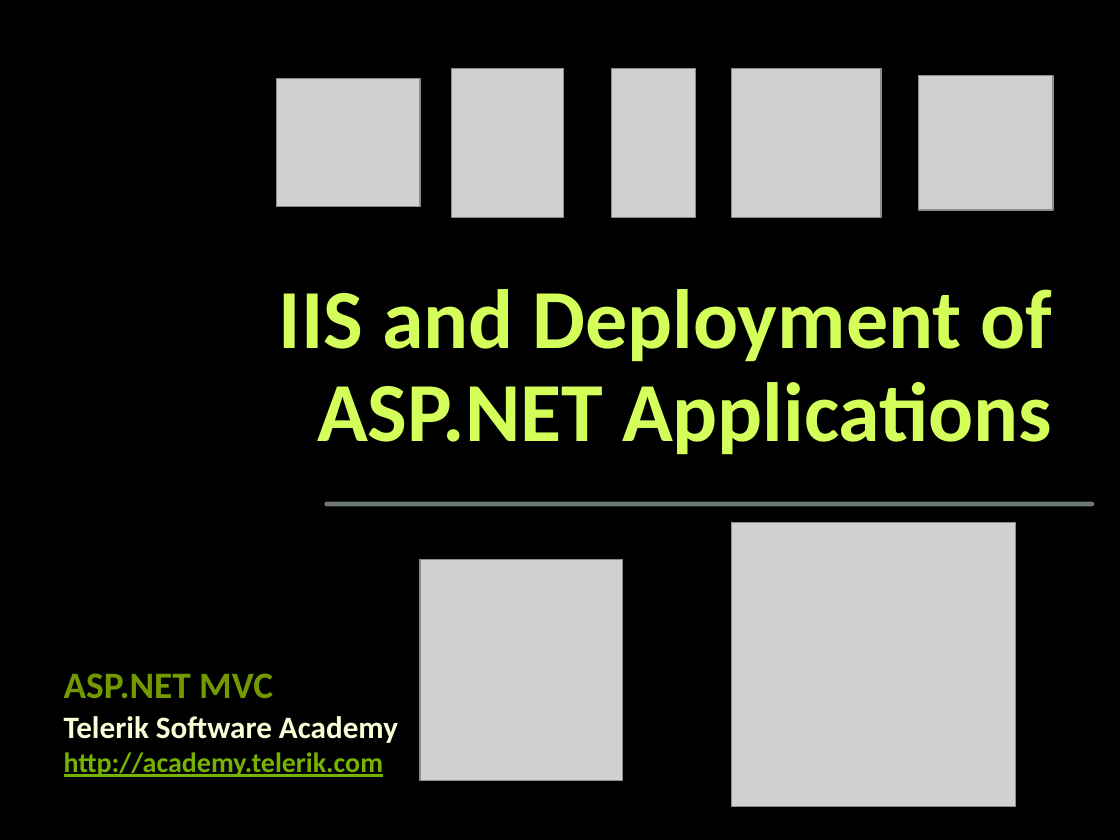
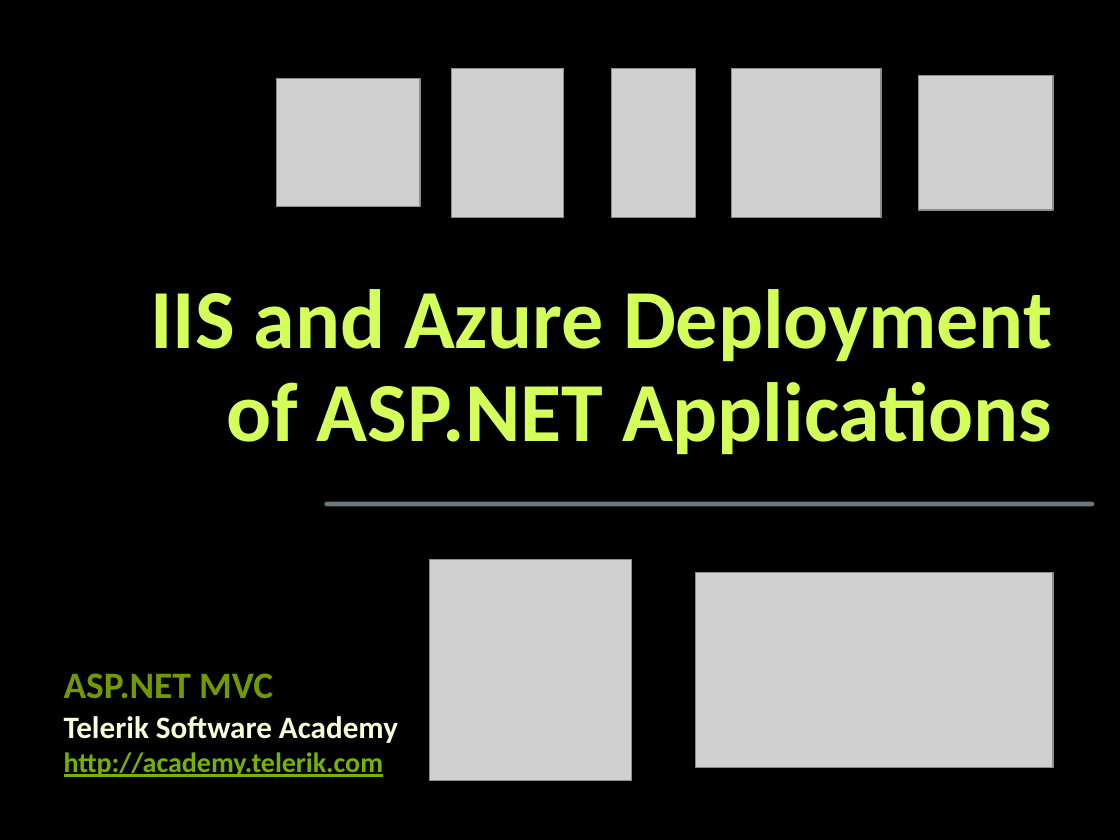
Before and after one commit to TelerikAcademy/ASP.NET-MVC, a slide deck: slide 1 of 08. IIS-and-Azure-Deployment/IIS and Azure Deployment.pptx. Drawn at 1120x840 pixels with LibreOffice and Linux fonts; fonts in the diff are those of the drawing; grey boxes stand for pictures; background and template pictures are left out. Boxes give left, top, right and bottom in pixels: in the first picture for what was removed or moved away, otherwise in the second. Text is boxed around its words. In the diff, an @@ line names an element or a change of style, - is before the commit and + after.

```diff
--- a/08. IIS-and-Azure-Deployment/IIS and Azure Deployment.pptx
+++ b/08. IIS-and-Azure-Deployment/IIS and Azure Deployment.pptx
@@ title at (150, 289, 1052, 455): text changed @@
-IIS and Deployment of ASP.NET Applications
+IIS and Azure Deployment
+of ASP.NET Applications
@@ picture: place and size @@
-picture at (420, 560, 623, 781)
+picture at (429, 560, 632, 781)
@@ picture: place and size @@
-picture at (731, 523, 1015, 806)
+picture at (696, 572, 1053, 767)
```
Also in this commit, not shown: 11 other slides changed, 2 slides added, 5 slides removed.
